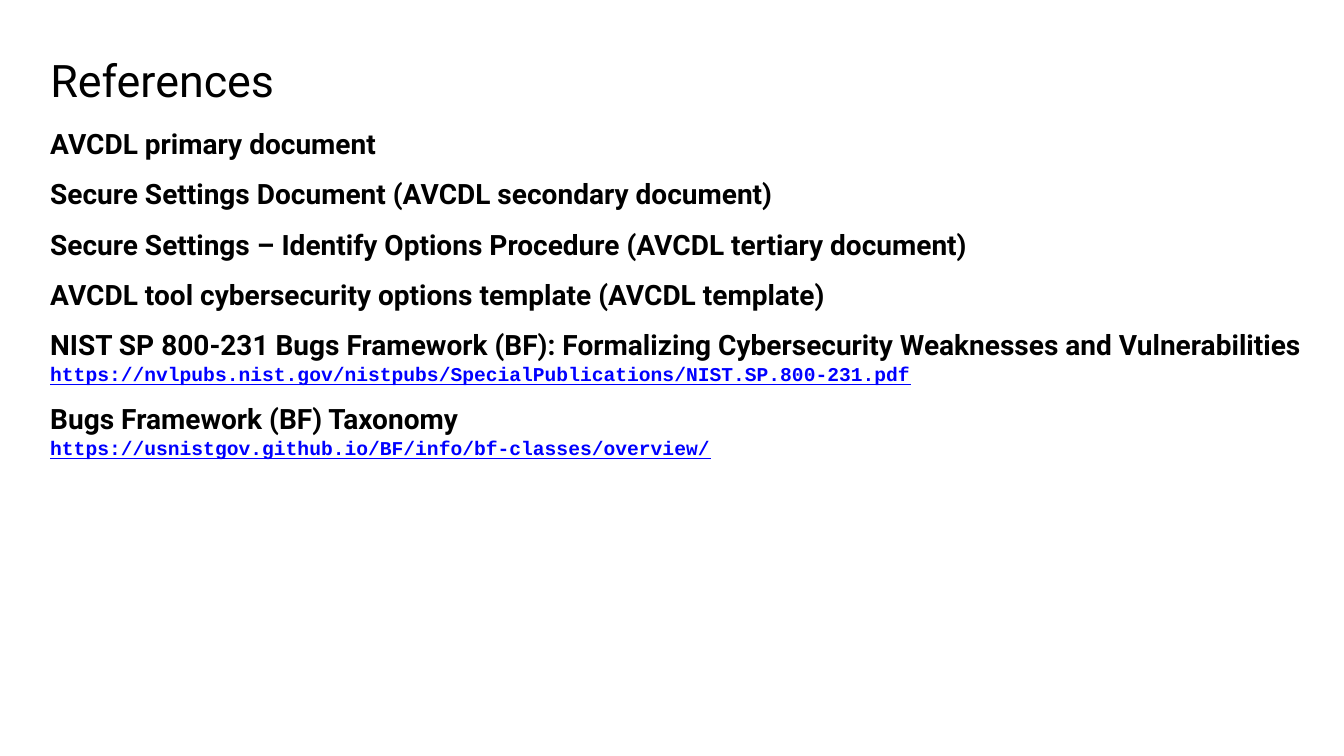
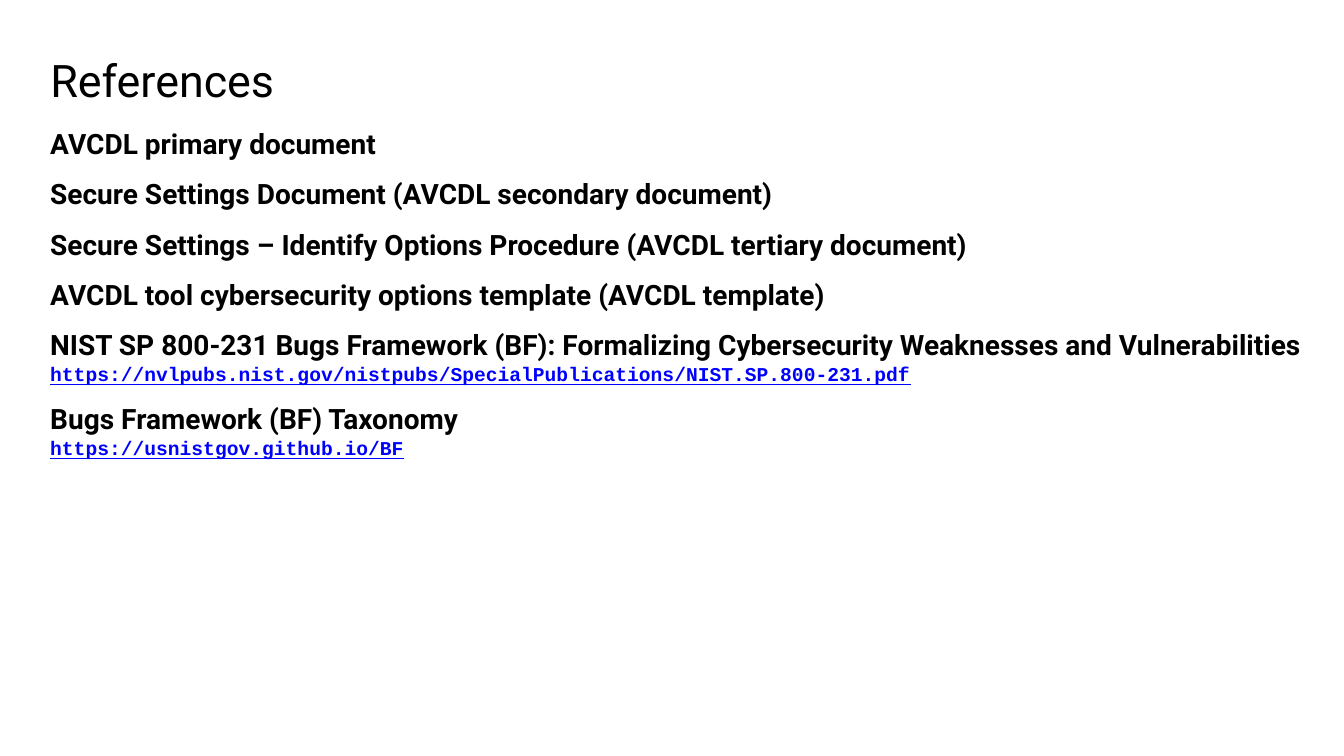
Before and after one commit to AVCDL/AVCDL, a slide deck: slide 28 of training/secure settings - identify options/secure settings - identify options - presentation.pptx. Drawn at 1344x756 pixels with LibreOffice and Linux fonts; fonts in the diff are those of the drawing. Boxes give left, top, right and bottom in pixels: in the first picture for what was removed or moved away, otherwise in the second. Text is boxed around its words. In the diff, an @@ line names an element or a change of style, - is before the commit and + after.

Commit message:
updated Secure Settings - Identify Options training presentation and references files (stale reference link)

```diff
--- a/training/secure settings - identify options/secure settings - identify options - presentation.pptx
+++ b/training/secure settings - identify options/secure settings - identify options - presentation.pptx
@@ text at box(50, 441, 403, 459): text changed @@
-https://usnistgov.github.io/BF/info/bf-classes/overview/
+https://usnistgov.github.io/BF
```
Also in this commit, not shown: 2 other slides changed, 1 other file.
